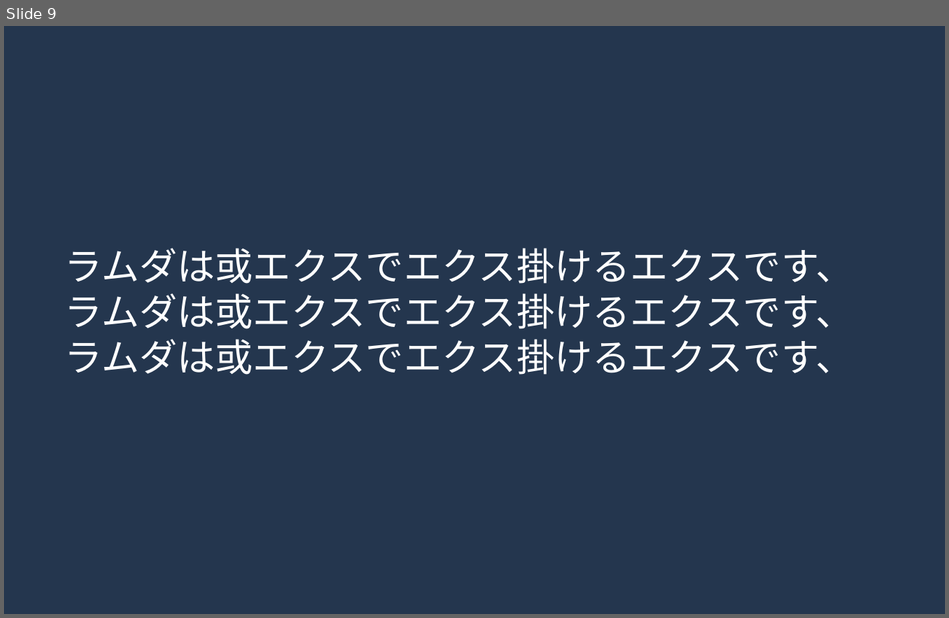
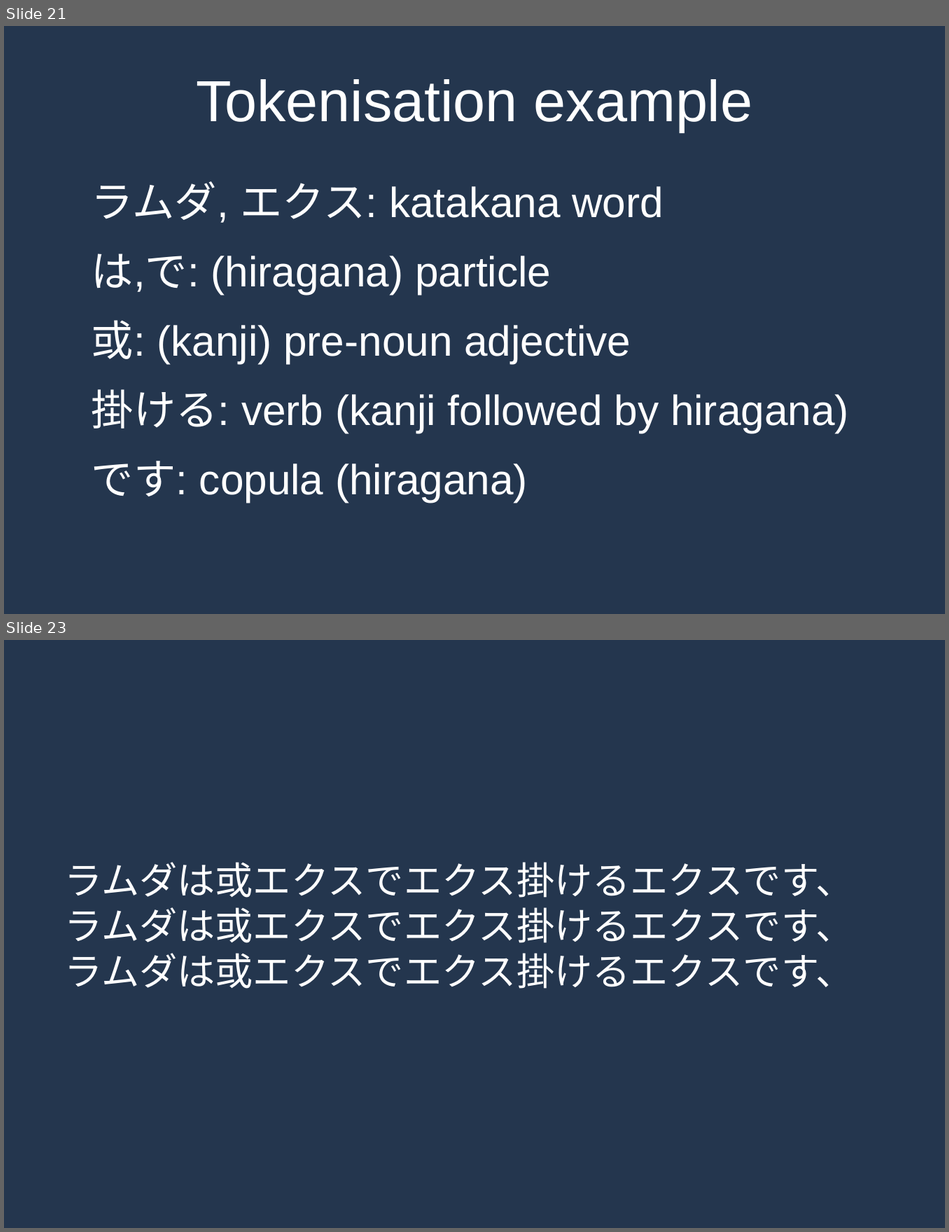
Before and after one commit to MrPicklePinosaur/haku, a slide deck: haku-talk/haku-talk.odp. Shown one above the other, each under a label of ours: slide 9 before the commit, slides 21 and 23 after it; the slides between them are not shown. The pictures are 949x618 and 949x1232 pixels, drawn with LibreOffice and Linux fonts; fonts in the diff are those of the drawing. Boxes give left, top, right and bottom in pixels: in the first picture for what was removed or moved away, otherwise in the second. Text is boxed around its words. In the diff, an @@ line names an element or a change of style, - is before the commit and + after.

```diff
--- a/haku-talk/haku-talk.odp
+++ b/haku-talk/haku-talk.odp
@@ slide 21 added at (4, 26, 945, 614), background #24364E @@
@@ title added at (196, 79, 753, 132), 48.9 pt, text #FFFFFF @@
+Tokenisation example
@@ text added at (92, 181, 849, 502), 35.6 pt, text #FFFFFF @@
+ラムダ, エクス: katakana word
+は,で: (hiragana) particle
+或: (kanji) pre-noun adjective
+掛ける: verb (kanji followed by hiragana)
+です: copula (hiragana)
@@ what was slide 9 is now slide 23 @@
```
Also in this commit, not shown: 2 slides changed, 19 other slides added, 6 slides removed, 1 other file.
